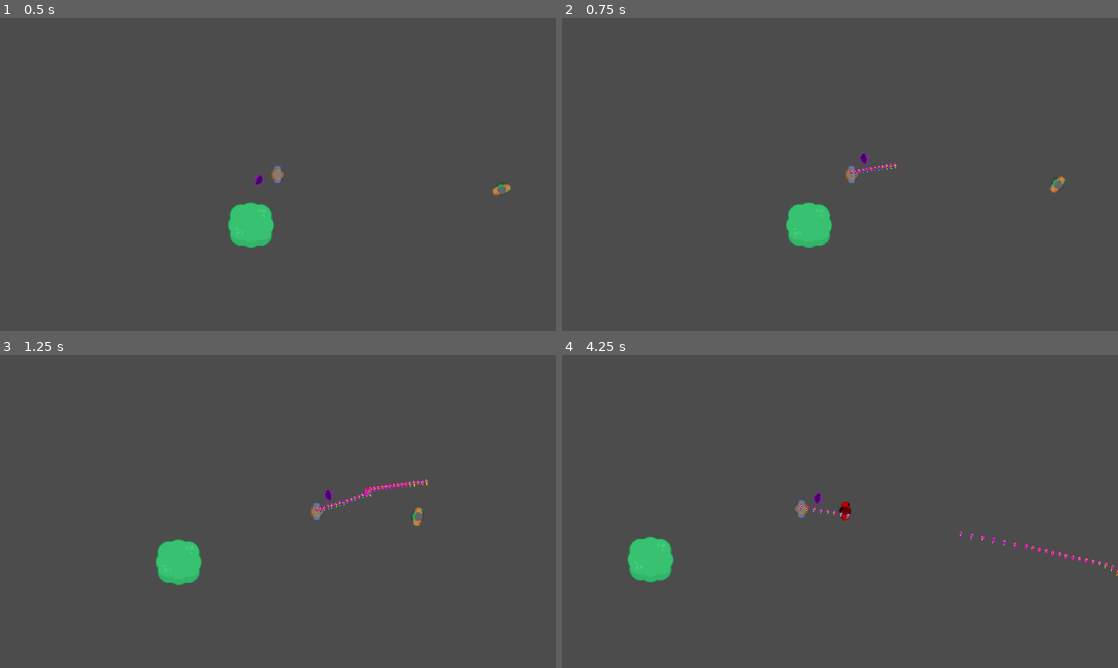
Above: before the commit, frames 1-4 (two rows, left to right).
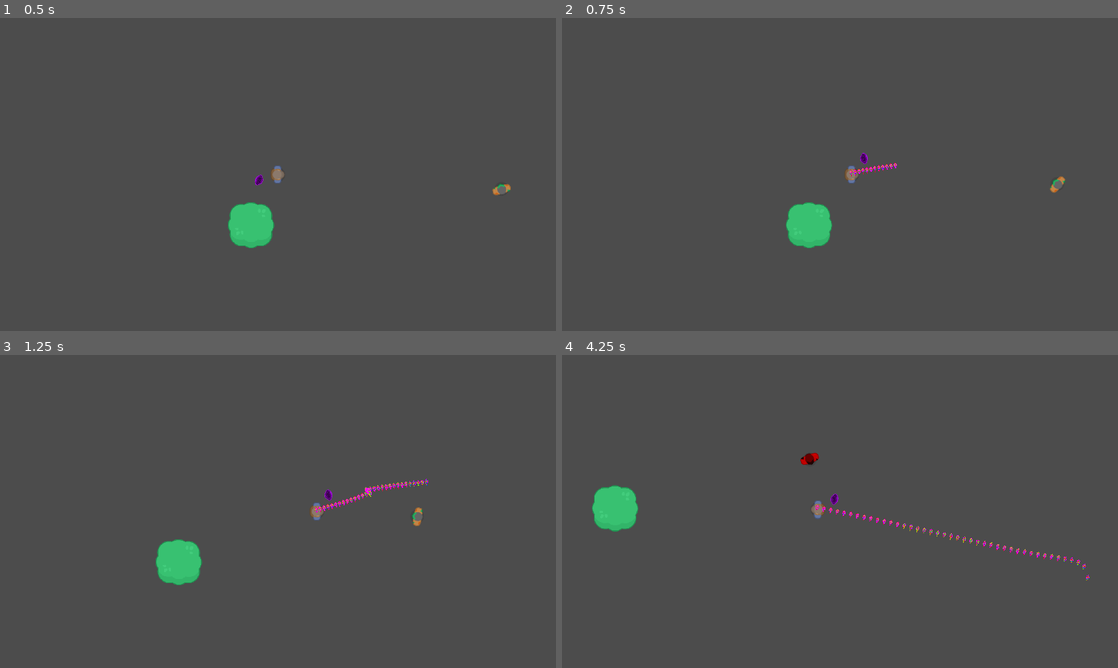
Above: after the commit, the same moments.

Repository: kinge880/GameJam
Game: Godot game, scene res://Word.tscn
The game is run twice, just before and just after one commit, with the same random seed, the same clock (stepped at 60 frames per second) and the same inputs.
Inputs (mouse positions are in pixels of both pictures, inside the frame that each line leads up to):
- Up to frame 1 (0.5 s): no input
- Up to frame 2 (0.75 s): move the mouse to (962, 158) at 0.52 s; press the mouse at (962, 158) at 0.53 s; hold D (ui_right) from 0.53 s (still down)
- Up to frame 3 (1.25 s): keep holding D (ui_right); tap Space (dash) at 0.8 s
- Up to frame 4 (4.25 s): move the mouse to (728, 527) at 1.27 s; release D (ui_right) at 1.28 s; release the mouse at (728, 527) at 1.28 s; hold S (ui_down) 1.28-2.03 s; tap Space (dash) at 1.35, 2.3, 2.85, 3.8 s; click (728, 527) at 1.55 s; move the mouse to (895, 442) at 2.02 s; press the mouse at (895, 442) at 2.03 s; hold D (ui_right) 2.03-2.78 s; move the mouse to (812, 574) at 2.77 s; release the mouse at (812, 574) at 2.78 s; hold W (ui_up) 2.78-3.53 s; click (812, 574) at 3.05 s; move the mouse to (1006, 558) at 3.52 s; press the mouse at (1006, 558) at 3.53 s; hold A (ui_left) from 3.53 s (still down)

Frame 1 is identical in both runs. In frame 2, less than 0.1% of the frame differs, in the area x 51-61%, y 46-51%; in frame 3, 0.1%; in frame 4, 2.9%, in the area x 5-100%, y 31-73%.

Commit message:
vida e stamina (code)
proximo passo é botar as barras

Diff:
--- a/Bullet.gd
+++ b/Bullet.gd
@@ -1,7 +1,7 @@
 extends Area2D
 
 export var speed = 750
-export var damage = 10
+export var damage = 1
 export var lifetime = 0.8
 var velocity = Vector2()
 
--- a/Bullet.tscn
+++ b/Bullet.tscn
@@ -35,7 +35,7 @@
 [node name="AnimatedSprite" type="AnimatedSprite" parent="."]
 frames = SubResource( 1 )
 animation = "bullet"
-frame = 4
+frame = 1
 playing = true
 
 [node name="CollisionShape2D" type="CollisionShape2D" parent="."]
--- a/Enemy.tscn
+++ b/Enemy.tscn
@@ -22,18 +22,19 @@
 position = Vector2( 0.810486, -0.151764 )
 enabled = true
 cast_to = Vector2( 20, 0 )
-collision_mask = 3
+collision_mask = 2
 collide_with_areas = true
 
 [node name="Sprite" type="Sprite" parent="."]
 modulate = Color( 1, 0.996078, 0.996078, 1 )
 texture = ExtResource( 2 )
 
-[node name="CollisionShape2D2" type="CollisionShape2D" parent="."]
+[node name="Body" type="CollisionShape2D" parent="."]
 position = Vector2( -2, 0 )
 shape = SubResource( 1 )
 
 [node name="Visibility" type="Area2D" parent="."]
+visible = false
 collision_mask = 2
 
 [node name="CollisionShape2D2" type="CollisionShape2D" parent="Visibility"]
--- a/Player.tscn
+++ b/Player.tscn
@@ -27,13 +27,15 @@
 collision_layer = 2
 collision_mask = 5
 script = ExtResource( 1 )
+__meta__ = {
+"_edit_group_": true
+}
 Bullet = ExtResource( 2 )
 
 [node name="PlayerSprite" type="Sprite" parent="."]
 texture = ExtResource( 3 )
 
 [node name="CollisionShape2D" type="CollisionShape2D" parent="."]
-visible = false
 position = Vector2( -1, 0 )
 shape = SubResource( 1 )
 
@@ -46,10 +48,6 @@
 drag_margin_right = 0.5
 drag_margin_bottom = 0.3
 
-[node name="RayCast2D" type="RayCast2D" parent="."]
-enabled = true
-cast_to = Vector2( 250, 0 )
-
 [node name="weapon" type="AnimatedSprite" parent="."]
 position = Vector2( 0.342884, 0.214636 )
 scale = Vector2( 0.966463, 0.986585 )
@@ -61,4 +59,8 @@
 [node name="DashTimer" type="Timer" parent="."]
 wait_time = 0.2
 one_shot = true
+
+[node name="StaminaRecoveryTime" type="Timer" parent="."]
+autostart = true
 [connection signal="timeout" from="DashTimer" to="." method="_on_DashTimer_timeout"]
+[connection signal="timeout" from="StaminaRecoveryTime" to="." method="_on_StaminaRecoveryTime_timeout"]
--- a/Script/Enemy.gd
+++ b/Script/Enemy.gd
@@ -5,6 +5,10 @@
 export var speed = 50
 export var max_speed = 150
 var chase_speed = 0
+export var life = 10
+export var stamina = 10
+export var damage = 5
+
 onready var raycast = $RayCast2D
 #instancia do player, começando como null
 var player = null
@@ -92,7 +96,7 @@
 	if raycast.is_colliding():
 		var collision = raycast.get_collider()
 		if collision.name == "Player":
-			collision._death()
+			collision._take_damage(damage)
 
 func _kill():
 	queue_free()
@@ -125,3 +129,8 @@
 		player_is_visible = false
 		is_player = false
 		state = 1
+#função pra tomar DANU
+func _take_damage(damage):
+	life -= damage
+	if life <=0:
+		_kill()
--- a/Script/Player.gd
+++ b/Script/Player.gd
@@ -6,8 +6,13 @@
 export var dash_speed = 800
 export var walk_speed = 200
 export var dash_time = 0.2
+export var pos_dash_recovery_stamina_time = 5
+export var life = 10
+export var max_life = 10
+export var stamina = 10
+export var max_stamina = 10
+export var stamina_cost = 3
 var motion = Vector2()
-onready var raycast = $RayCast2D
 export (PackedScene) var Bullet
 signal shoot
 var can_shoot = true
@@ -23,7 +28,7 @@
 	var movedir = Vector2()
 	$weapon.look_at(get_global_mouse_position())
 
-	if Input.is_action_just_pressed("dash"):
+	if Input.is_action_just_pressed("dash") and stamina > stamina_cost:
 		_dash()
 	if Input.is_action_pressed("ui_down"):
 		movedir += Vector2(0, 1)
@@ -45,12 +50,11 @@
 	#atacar, podemos modificar aqui pra fazer do jeito que preferimos, deixei assim de inicio pra ter uma base
 	if Input.is_action_pressed("atk"):
 		_shoot()
-		#var collision = raycast.get_collider()
-		#if raycast.is_colliding() and collision.has_method("_kill"):
-			#collision._kill()
+
 func _dash():
+	stamina -= stamina_cost
+	$StaminaRecoveryTime.wait_time = pos_dash_recovery_stamina_time
 	$DashTimer.wait_time = dash_time
-	$CollisionShape2D.disabled = true
 	speed = dash_speed
 	$DashTimer.start()
 
@@ -77,5 +81,15 @@
 		emit_signal('shoot', Bullet, $weapon.global_position, dir)
 
 func _on_DashTimer_timeout():
-	$CollisionShape2D.disabled = false
 	speed = walk_speed
+
+func _take_damage(damage):
+	life -= damage
+	print(life)
+	if life <=0:
+		_death()
+
+func _on_StaminaRecoveryTime_timeout():
+	$StaminaRecoveryTime.wait_time = 0.5
+	if stamina < max_stamina:
+		stamina += 1
